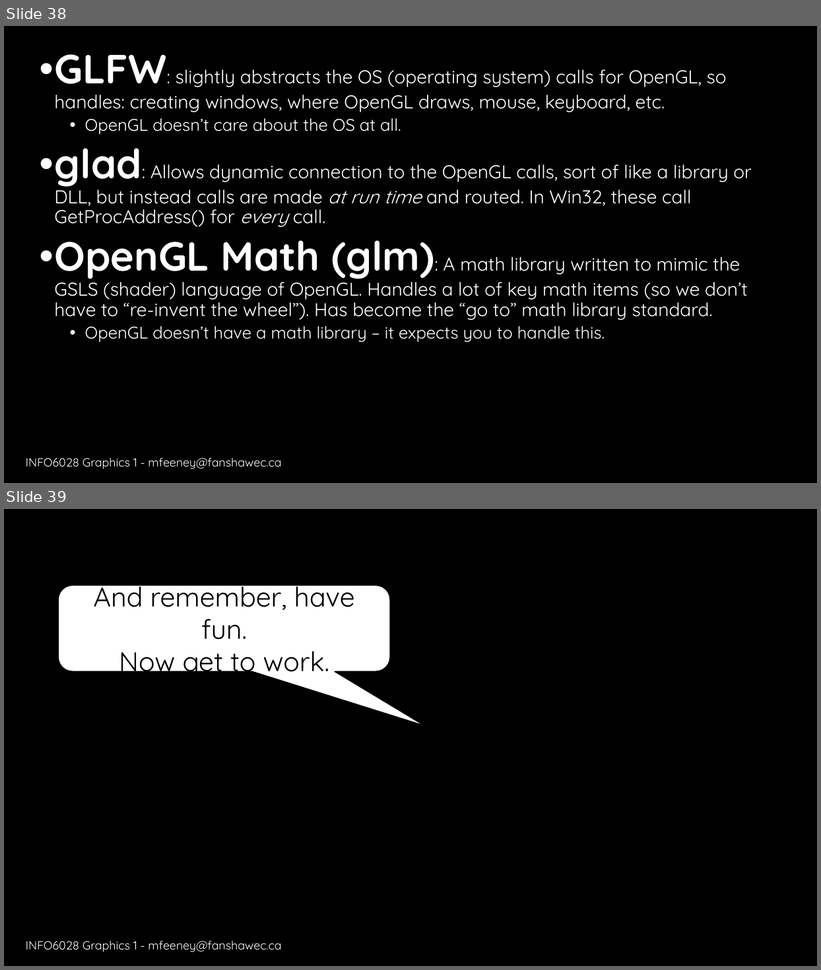
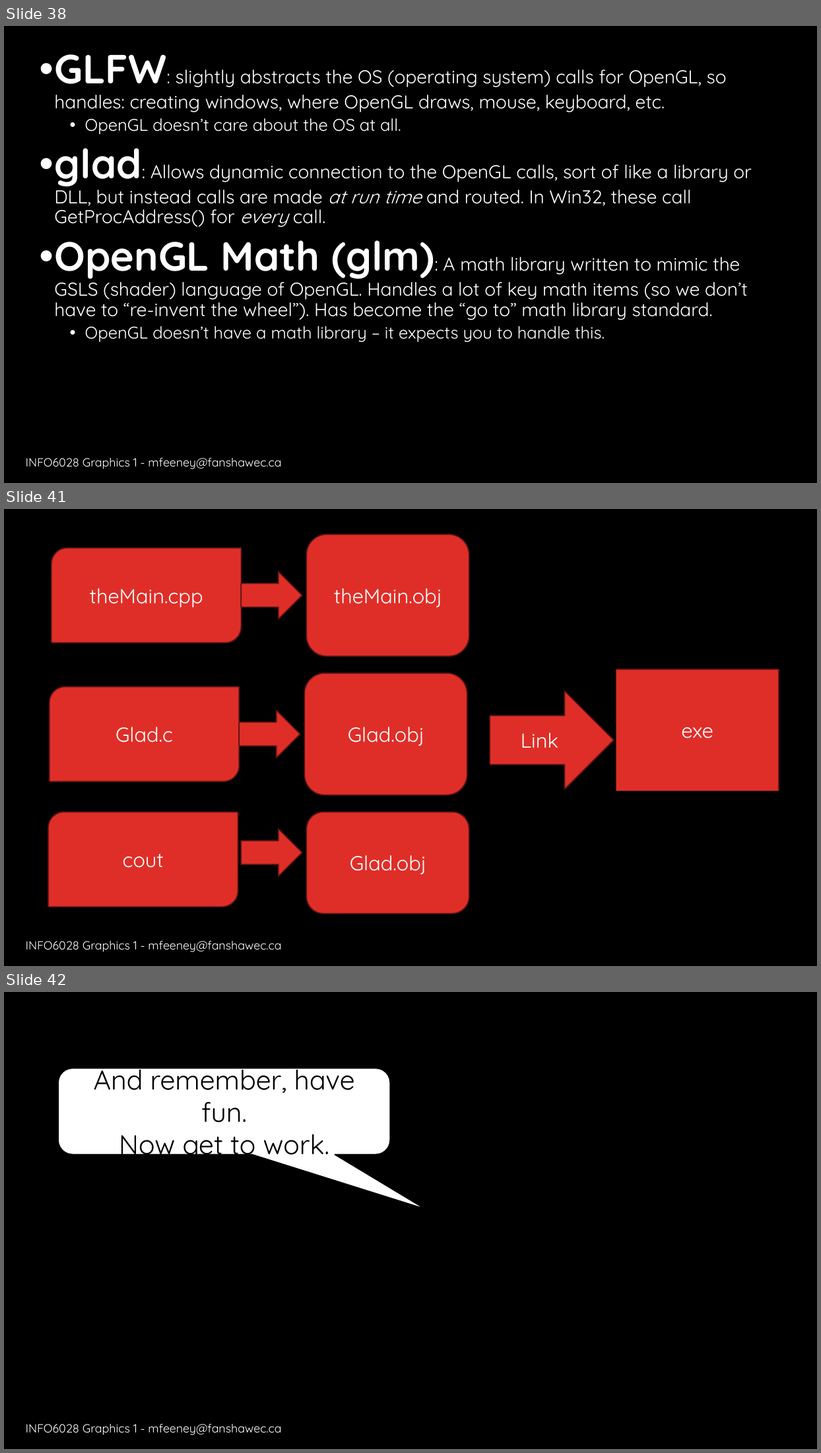
Before and after one commit to yellowflash07/GDP202324, a slide deck: 6028_Graph_1/D2D/W01/INFO6028_Graphics_1_F23_W01D01_Course_Intro.pptx. Shown one above the other, each under a label of ours: slides 38 and 39 before the commit, slides 38, 41 and 42 after it; the slides between them are not shown. The pictures are 821x970 and 821x1453 pixels, drawn with LibreOffice and Linux fonts; fonts in the diff are those of the drawing; background and template pictures are left out. Boxes give left, top, right and bottom in pixels: in the first picture for what was removed or moved away, otherwise in the second. Text is boxed around its words. In the diff, an @@ line names an element or a change of style, - is before the commit and + after.

```diff
--- a/6028_Graph_1/D2D/W01/INFO6028_Graphics_1_F23_W01D01_Course_Intro.pptx
+++ b/6028_Graph_1/D2D/W01/INFO6028_Graphics_1_F23_W01D01_Course_Intro.pptx
@@ slide 41 added at bbox=[4, 509, 817, 966], background #000000; not listed: 1 template element that a slide beside it also shows @@
@@ round diag rect added at bbox=[51, 548, 241, 643], fill #DF2E28, outline #621412 1 pt, 18 pt, text #FFFFFF @@
+theMain.cpp
@@ rounded rectangle added at bbox=[306, 534, 469, 656], fill #DF2E28, outline #621412 1 pt, 18 pt, text #FFFFFF @@
+theMain.obj
@@ right arrow added at bbox=[242, 572, 302, 619], fill #DF2E28, outline #621412 1 pt @@
@@ rounded rectangle added at bbox=[305, 673, 467, 795], fill #DF2E28, outline #621412 1 pt, 18 pt, text #FFFFFF @@
+Glad.obj
@@ rectangle added at bbox=[616, 669, 779, 791], fill #DF2E28, outline #621412 1 pt, 18 pt, text #FFFFFF @@
+exe
@@ round diag rect added at bbox=[50, 687, 239, 782], fill #DF2E28, outline #621412 1 pt, 18 pt, text #FFFFFF @@
+Glad.c
@@ right arrow added at bbox=[490, 691, 614, 789], fill #DF2E28, outline #621412 1 pt, 18 pt, text #FFFFFF @@
+Link
@@ right arrow added at bbox=[239, 711, 300, 758], fill #DF2E28, outline #621412 1 pt @@
@@ round diag rect added at bbox=[48, 813, 238, 908], fill #DF2E28, outline #621412 1 pt, 18 pt, text #FFFFFF @@
+cout
@@ rounded rectangle added at bbox=[306, 813, 469, 914], fill #DF2E28, outline #621412 1 pt, 18 pt, text #FFFFFF @@
+Glad.obj
@@ right arrow added at bbox=[242, 829, 302, 877], fill #DF2E28, outline #621412 1 pt @@
@@ what was slide 39 is now slide 42 @@
```
Also in this commit, not shown: 2 other slides added, 7 other files.
